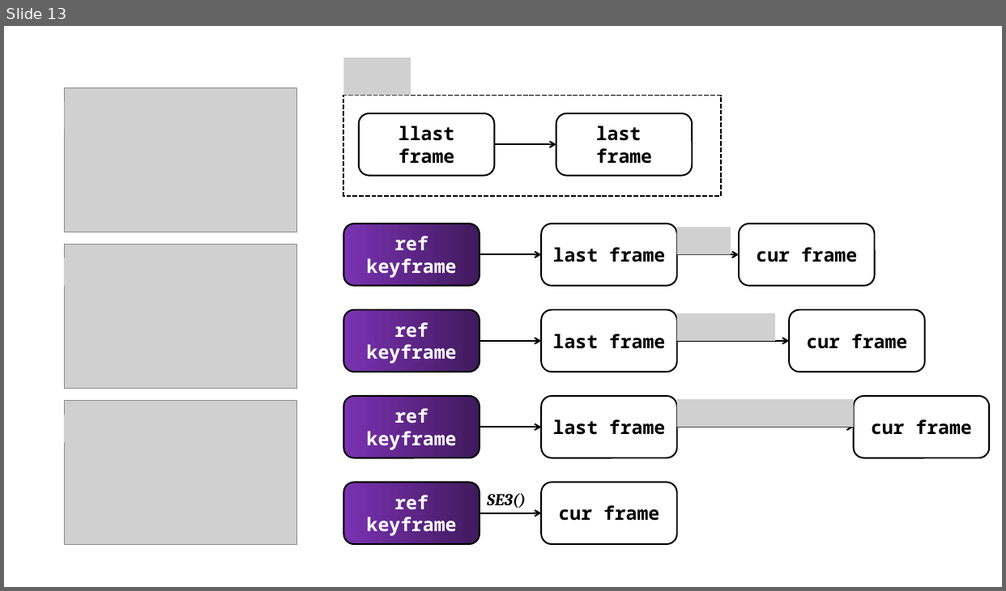
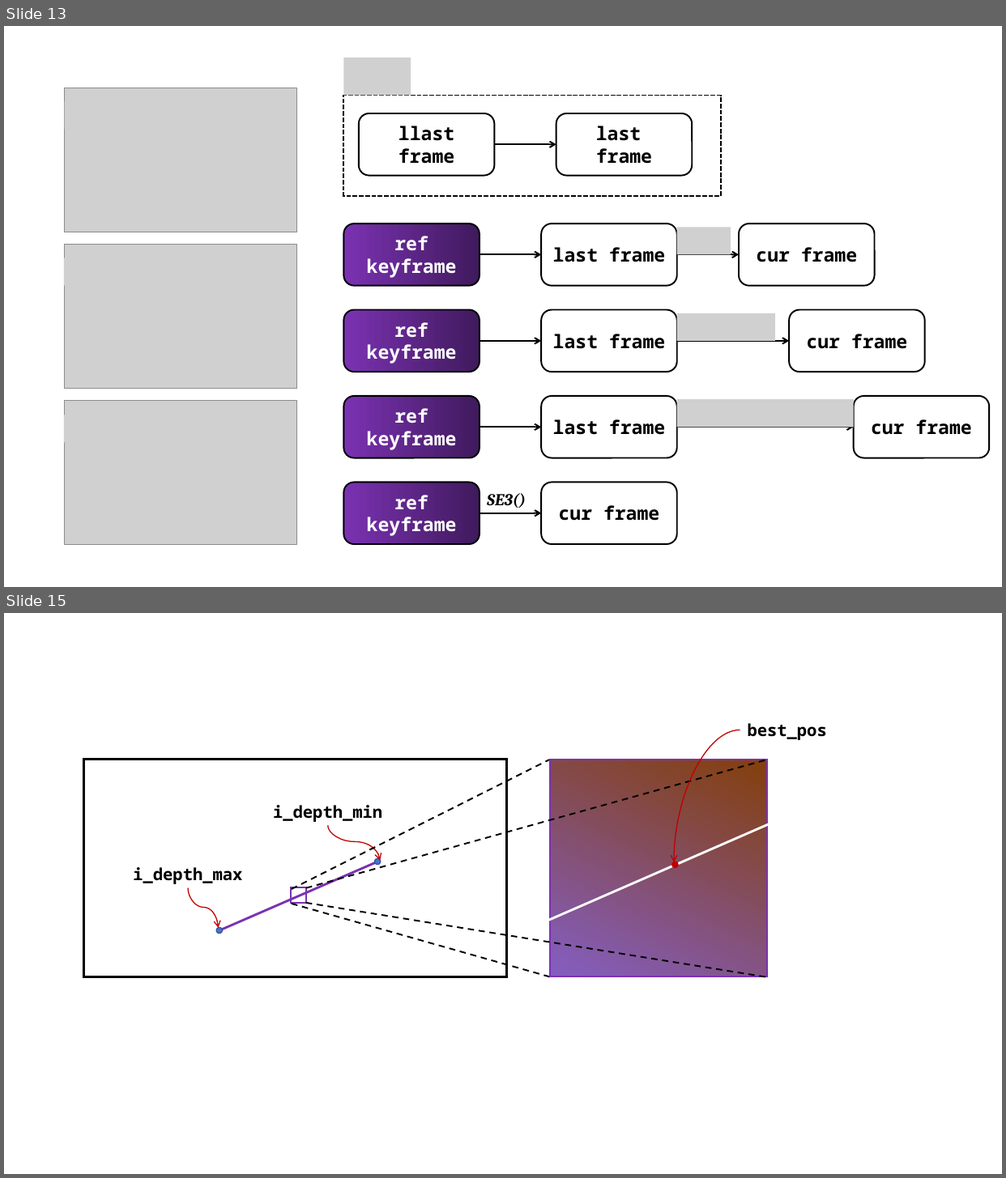
Before and after one commit to sunshanlu/dso_ssl, a slide deck: pictures/make-pictures.pptx. Shown one above the other, each under a label of ours: slide 13 before the commit, slides 13 and 15 after it; the slides between them are not shown. The pictures are 1006x591 and 1006x1178 pixels, drawn with LibreOffice and Linux fonts; fonts in the diff are those of the drawing; grey boxes stand for pictures. Boxes give left, top, right and bottom in pixels: in the first picture for what was removed or moved away, otherwise in the second. Text is boxed around its words. In the diff, an @@ line names an element or a change of style, - is before the commit and + after.

```diff
--- a/pictures/make-pictures.pptx
+++ b/pictures/make-pictures.pptx
@@ slide 15 added at <box>4,613,1002,1174</box>, background #FFFFFF @@
@@ group added at <box>84,723,827,977</box>: 6 lines, 3 rectangles, 3 ellipses, 3 curved arrows, 3 texts @@
+i_depth_max
+i_depth_min
+best_pos
```
Also in this commit, not shown: 1 slide changed, 12 other slides added, 1 slide removed, 22 other files.
